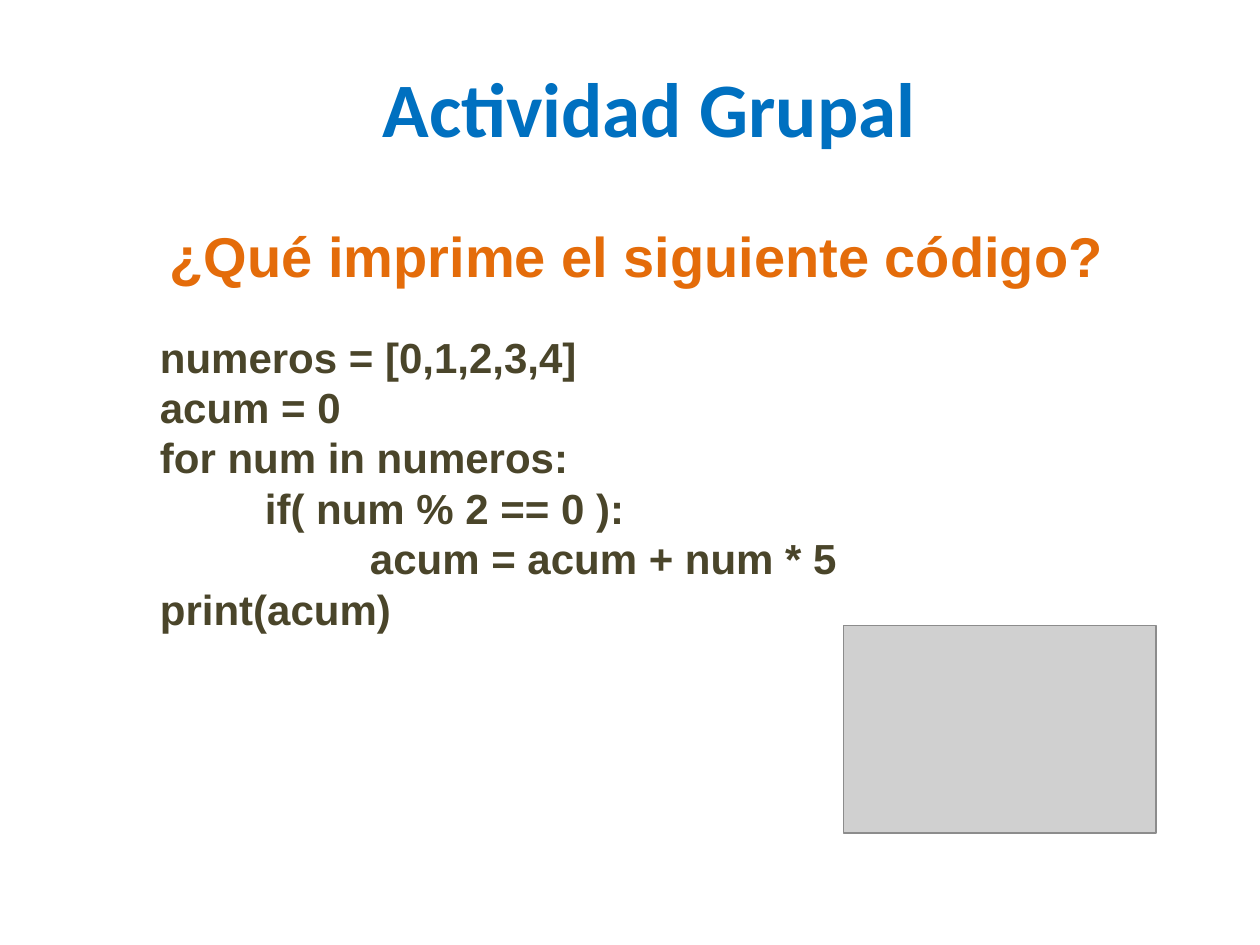
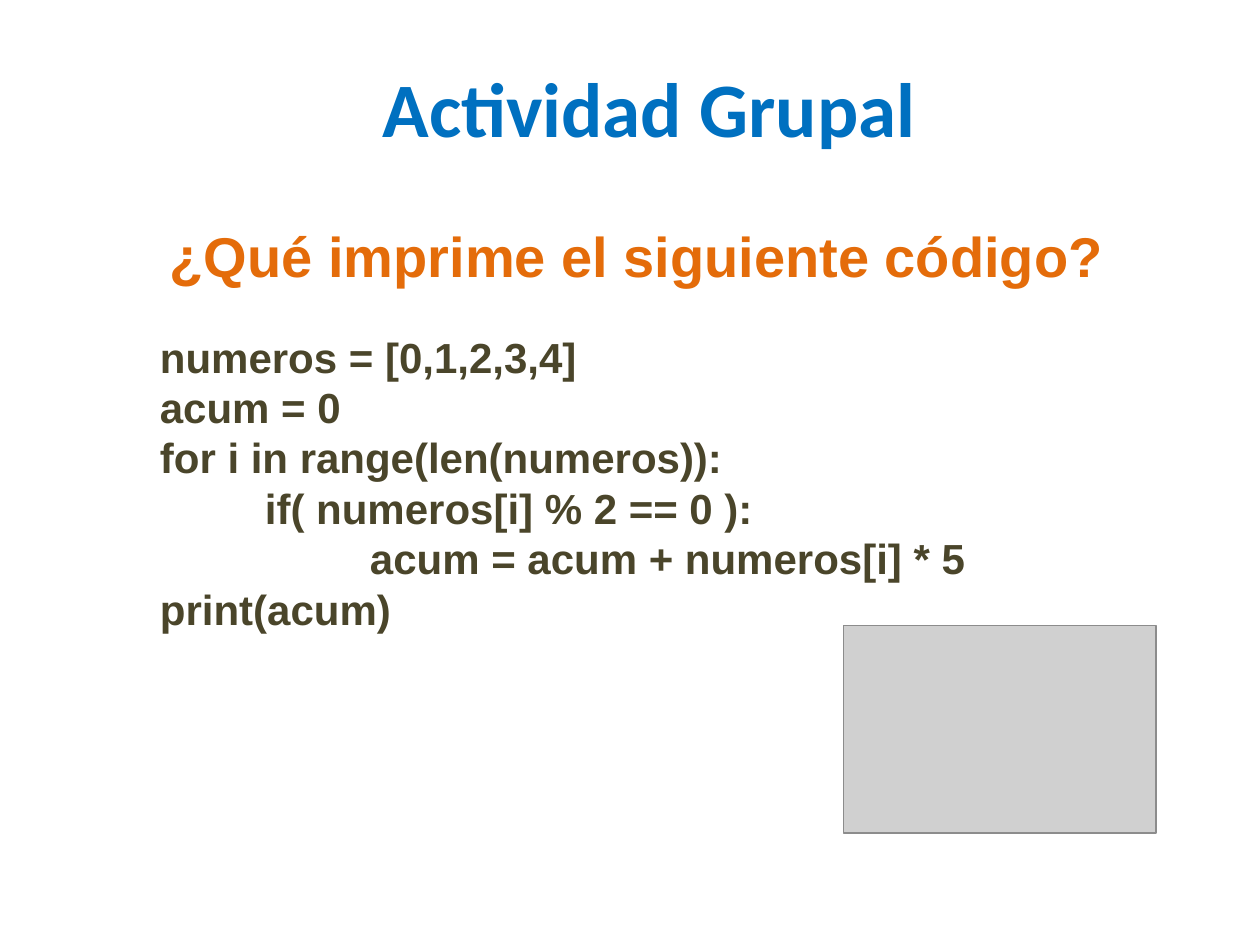
Before and after one commit to lizetheP/PensamientoC, a slide deck: slide 23 of CalendarioAgo2026/presentaciones/9_Listas.pptx (slide 27 before the commit). Drawn at 1260x945 pixels with LibreOffice and Linux fonts; fonts in the diff are those of the drawing; grey boxes stand for pictures. Boxes give left, top, right and bottom in pixels: in the first picture for what was removed or moved away, otherwise in the second. Text is boxed around its words. In the diff, an @@ line names an element or a change of style, - is before the commit and + after.

```diff
--- a/CalendarioAgo2026/presentaciones/9_Listas.pptx
+++ b/CalendarioAgo2026/presentaciones/9_Listas.pptx
@@ text at box(160, 442, 965, 583): text changed @@
-for num in numeros:
-if( num % 2 == 0 ):
-acum = acum + num * 5
+for i in range(len(numeros)):
+if( numeros[i] % 2 == 0 ):
+acum = acum + numeros[i] * 5
```
Also in this commit, not shown: 6 slides removed, 3 other files.
